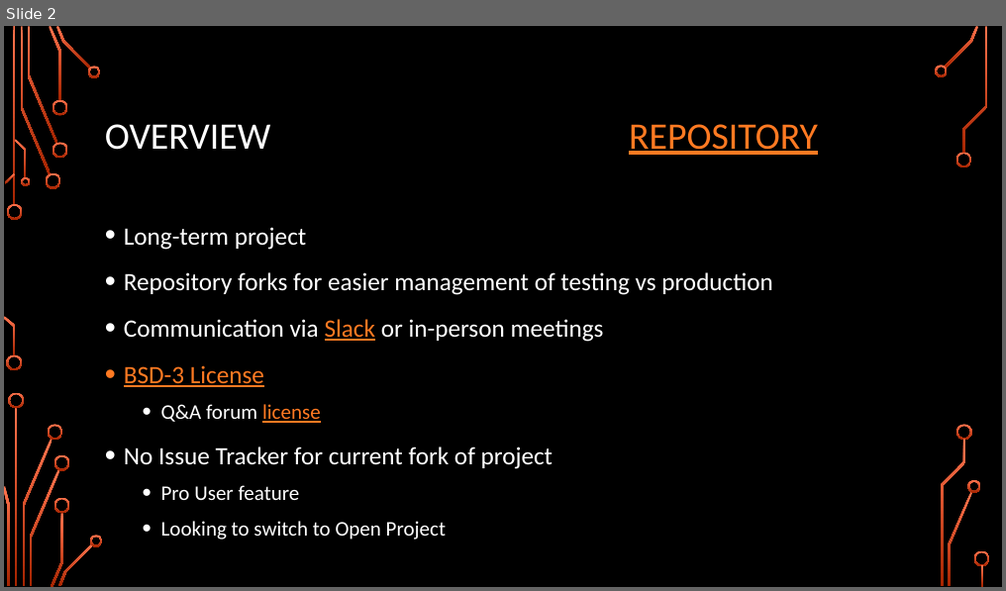
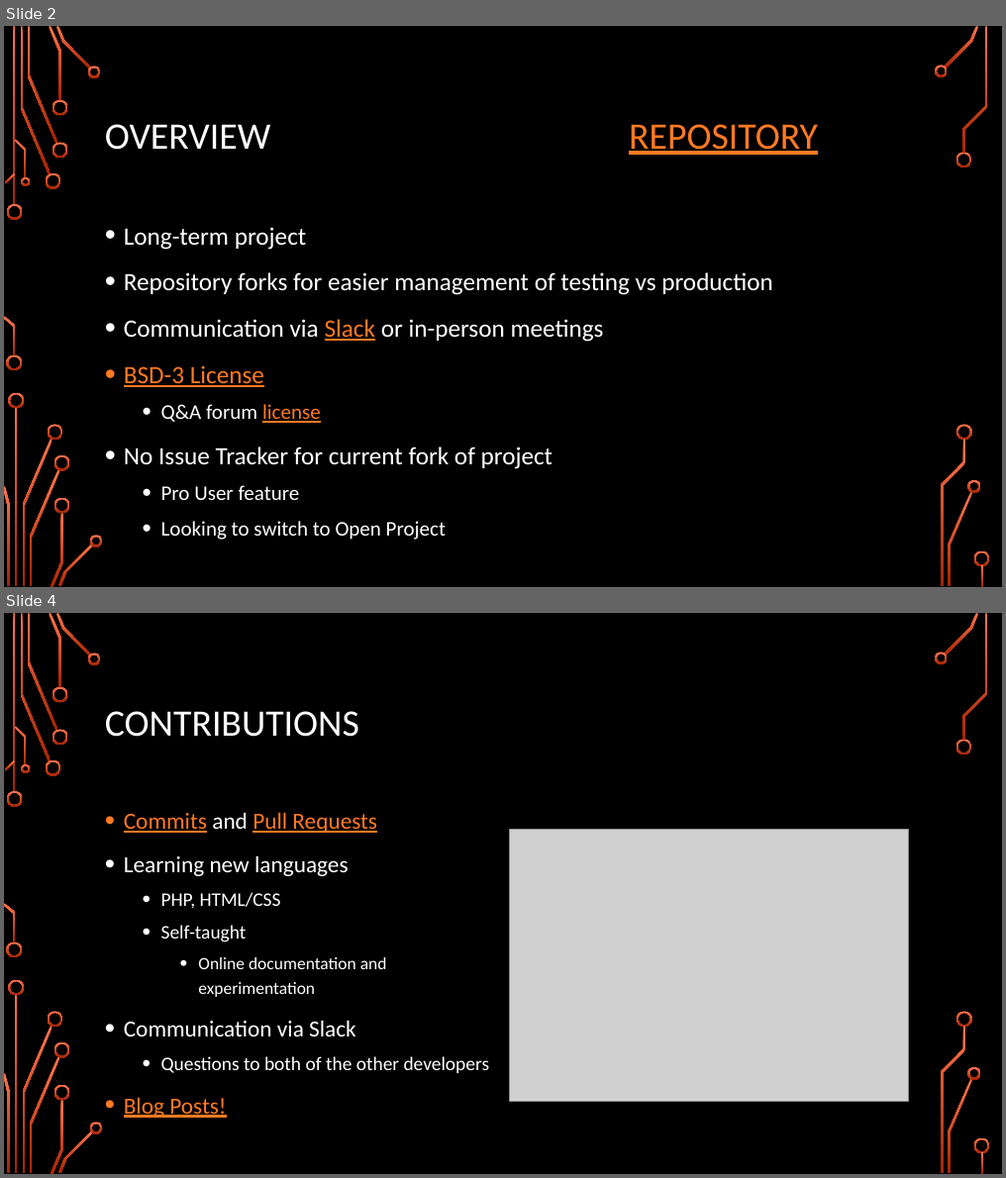
Before and after one commit to samspre/Open-Source-Software, a slide deck: Project/Project Update Final.pptx. Shown one above the other, each under a label of ours: slide 2 before the commit, slides 2 and 4 after it; the slides between them are not shown. The pictures are 1006x591 and 1006x1178 pixels, drawn with LibreOffice and Linux fonts; fonts in the diff are those of the drawing; grey boxes stand for pictures; background and template pictures are left out. Boxes give left, top, right and bottom in pixels: in the first picture for what was removed or moved away, otherwise in the second. Text is boxed around its words. In the diff, an @@ line names an element or a change of style, - is before the commit and + after.

```diff
--- a/Project/Project Update Final.pptx
+++ b/Project/Project Update Final.pptx
@@ slide 4 added at (x1=4, y1=613, x2=1002, y2=1174), background picture (left out); not listed: 36 template elements that a slide beside it also shows @@
@@ title added at (x1=105, y1=711, x2=359, y2=737), 36 pt, text #FFFFFF @@
+CONTRIBUTIONS
@@ text added at (x1=124, y1=812, x2=490, y2=1118), 22.2 pt, text #FFFFFF @@
+• Commits and Pull Requests
+• Learning new languages
+  • PHP, HTML/CSS
+  • Self-taught
+    • Online documentation and experimentation
+• Communication via Slack
+  • Questions to both of the other developers
+• Blog Posts!
@@ picture added at (x1=509, y1=830, x2=908, y2=1102) @@
```
Also in this commit, not shown: 1 slide changed, 1 other slide added, 1 other file.
